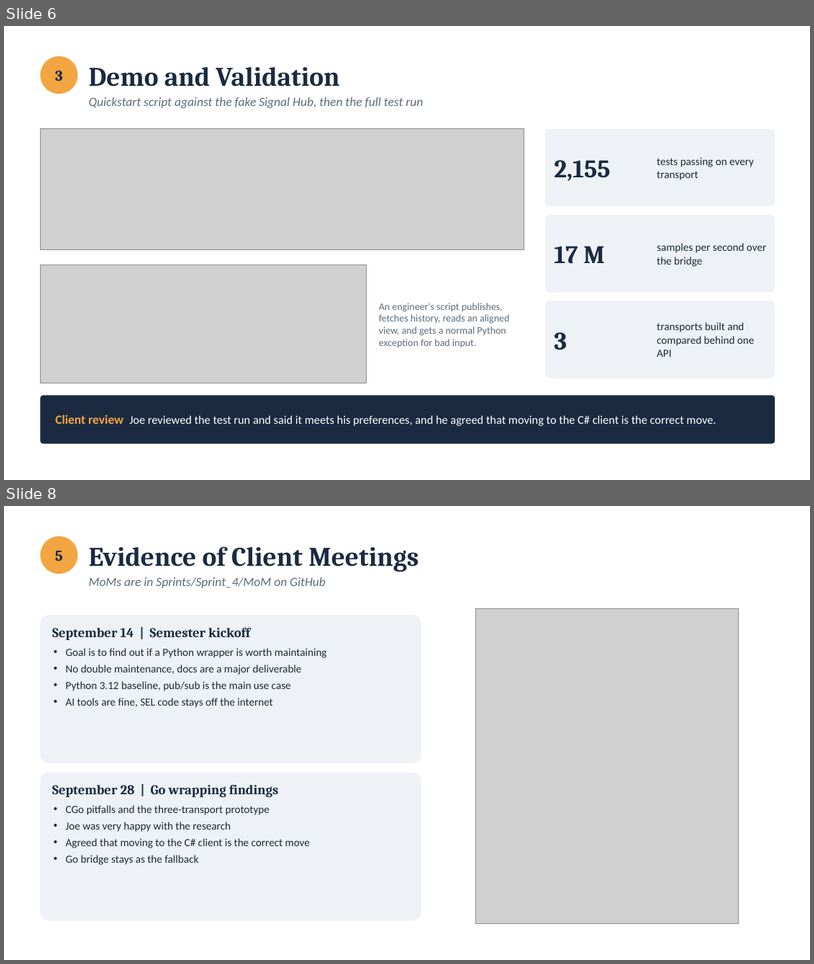
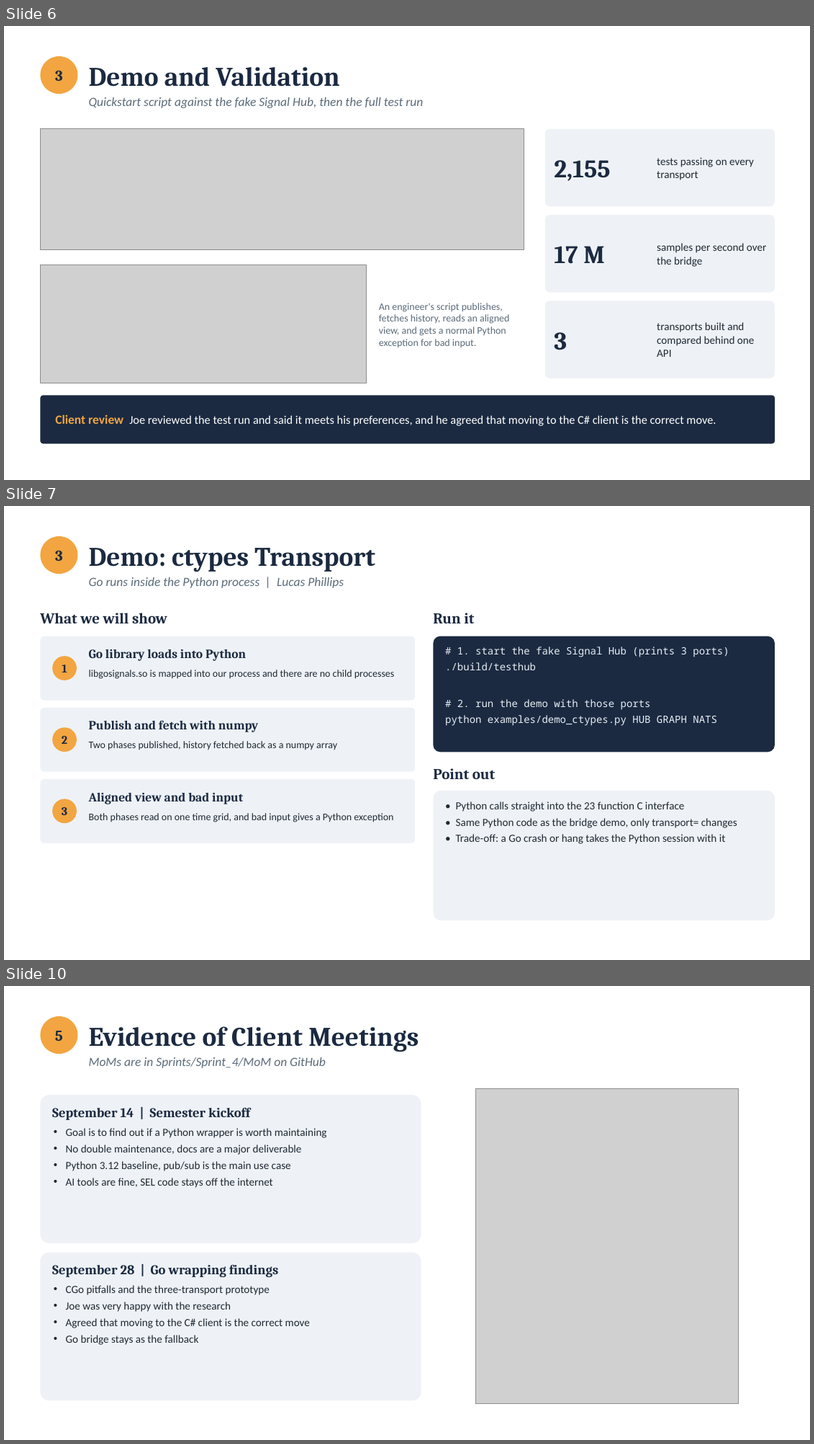
Before and after one commit to calebh13/sel-blueframe-sdk, a slide deck: Sprints/Sprint_4/Sprint 4 Presentation.pptx. Shown one above the other, each under a label of ours: slides 6 and 8 before the commit, slides 6, 7 and 10 after it; the slides between them are not shown. The pictures are 814x964 and 814x1444 pixels, drawn with LibreOffice and Linux fonts; fonts in the diff are those of the drawing; grey boxes stand for pictures. Boxes give left, top, right and bottom in pixels: in the first picture for what was removed or moved away, otherwise in the second. Text is boxed around its words. In the diff, an @@ line names an element or a change of style, - is before the commit and + after.

```diff
--- a/Sprints/Sprint_4/Sprint 4 Presentation.pptx
+++ b/Sprints/Sprint_4/Sprint 4 Presentation.pptx
@@ slide 7 added at (4, 506, 810, 960), background #FFFFFF @@
@@ ellipse added at (40, 536, 78, 574), fill #F2A541, 18 pt, text #1B2A41, bold @@
+3
@@ text added at (89, 548, 376, 572), 32 pt, text #1B2A41, bold @@
+Demo: ctypes Transport
@@ text added at (89, 577, 344, 588), 15 pt, text #5B6B7A, italic @@
+Go runs inside the Python process | Lucas Phillips
@@ text added at (40, 613, 167, 623), 18 pt, text #1B2A41, bold @@
+What we will show
@@ text added at (433, 613, 474, 623), 18 pt, text #1B2A41, bold @@
+Run it
@@ rounded rectangle added at (40, 636, 415, 700), fill #EEF2F6 @@
@@ ellipse added at (52, 656, 77, 680), fill #F2A541, 14 pt, text #1B2A41, bold @@
+1
@@ text added at (89, 649, 246, 661), 15 pt, text #1B2A41, bold @@
+Go library loads into Python
@@ rounded rectangle added at (434, 636, 775, 752), fill #1B2A41 @@
@@ text added at (445, 646, 729, 726), 12 pt, text #E8EEF4 @@
+# 1. start the fake Signal Hub (prints 3 ports)
+./build/testhub
+# 2. run the demo with those ports
+python examples/demo_ctypes.py HUB GRAPH NATS
@@ text added at (89, 669, 395, 679), 12 pt, text #1F2933 @@
+libgosignals.so is mapped into our process and there are no child processes
@@ rounded rectangle added at (40, 708, 415, 772), fill #EEF2F6 @@
@@ text added at (89, 720, 259, 732), 15 pt, text #1B2A41, bold @@
+Publish and fetch with numpy
@@ ellipse added at (52, 728, 77, 752), fill #F2A541, 14 pt, text #1B2A41, bold @@
+2
@@ text added at (89, 741, 337, 750), 12 pt, text #1F2933 @@
+Two phases published, history fetched back as a numpy array
@@ rounded rectangle added at (40, 779, 415, 843), fill #EEF2F6 @@
@@ text added at (433, 768, 496, 779), 18 pt, text #1B2A41, bold @@
+Point out
@@ ellipse added at (52, 799, 77, 823), fill #F2A541, 14 pt, text #1B2A41, bold @@
+3
@@ text added at (89, 793, 243, 804), 15 pt, text #1B2A41, bold @@
+Aligned view and bad input
@@ rounded rectangle added at (434, 790, 775, 920), fill #EEF2F6 @@
@@ text added at (456, 801, 738, 844), 13 pt, text #1F2933 @@
+• Python calls straight into the 23 function C interface
+• Same Python code as the bridge demo, only transport= changes
+• Trade-off: a Go crash or hang takes the Python session with it
@@ text added at (89, 813, 394, 822), 12 pt, text #1F2933 @@
+Both phases read on one time grid, and bad input gives a Python exception
@@ what was slide 8 is now slide 10 @@
```
Also in this commit, not shown: 3 slides changed, 1 other slide added, 1 other file.
